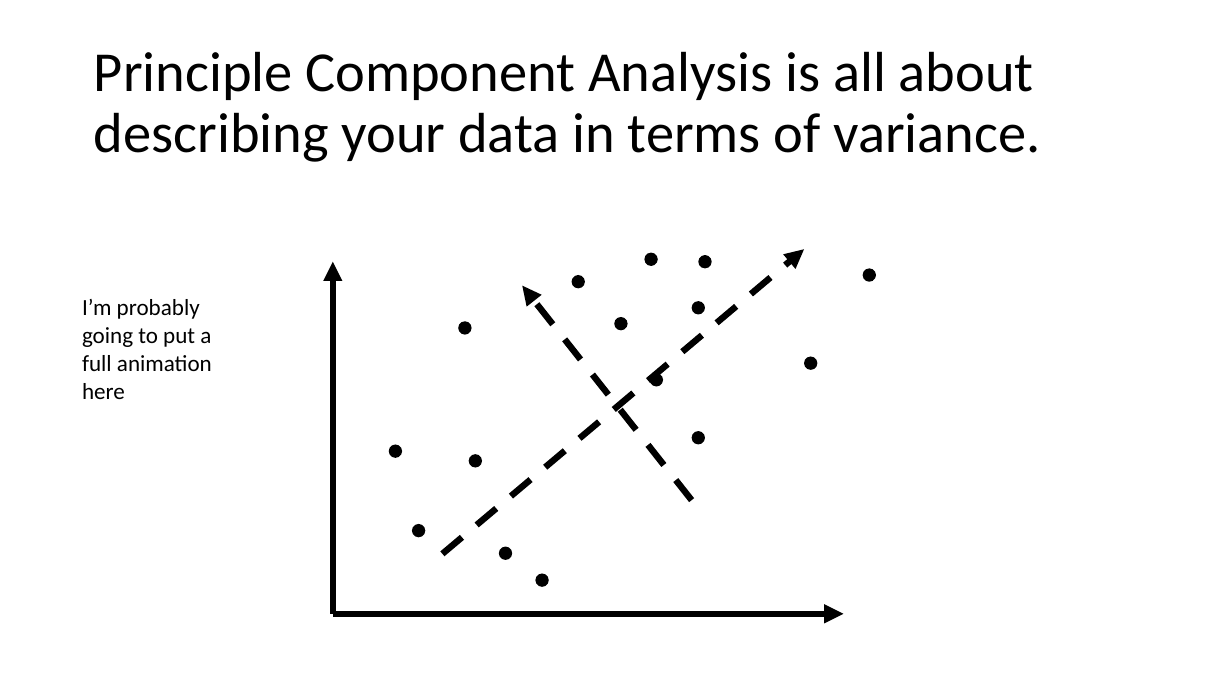
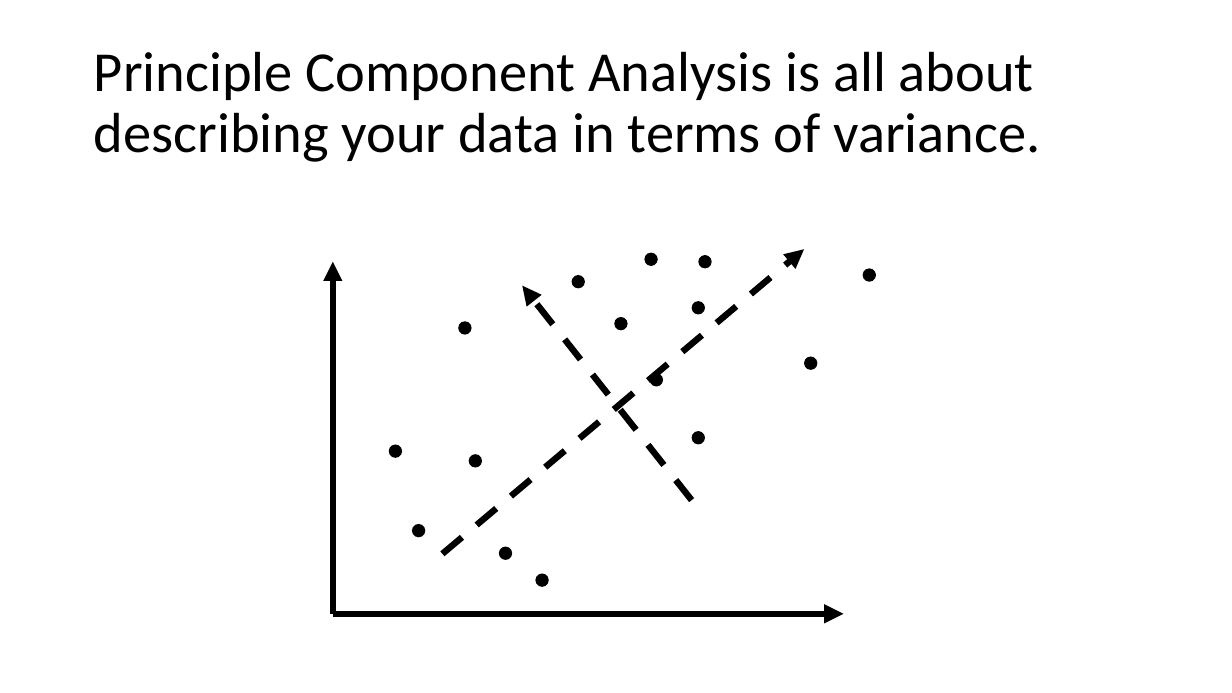
Before and after one commit to AnabelSMRuggiero/Dimensionality-Reduction-Tutorial, a slide deck: slide 10 of Presentation/Dimensionality-Reduction.pptm (slide 7 before the commit). Drawn at 1232x693 pixels with LibreOffice and Linux fonts; fonts in the diff are those of the drawing. Boxes give left, top, right and bottom in pixels: in the first picture for what was removed or moved away, otherwise in the second. Text is boxed around its words. In the diff, an @@ line names an element or a change of style, - is before the commit and + after.

```diff
--- a/Presentation/Dimensionality-Reduction.pptm
+++ b/Presentation/Dimensionality-Reduction.pptm
@@ text removed at bbox=[82, 299, 212, 399] @@
-I’m probably going to put a full animation here
```
Also in this commit, not shown: 3 other slides changed, 9 slides added, 3 other files.
